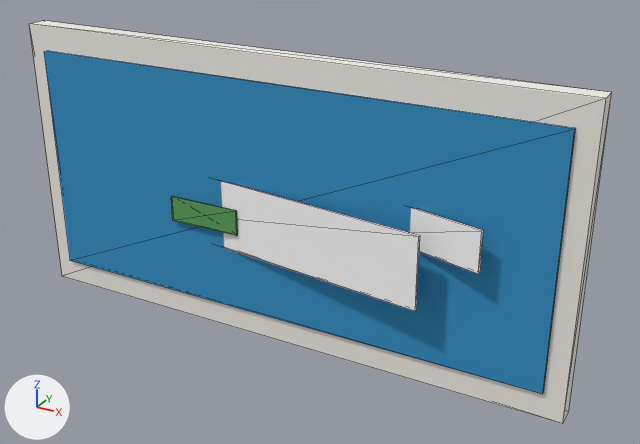
Two versions of the glTF model game/models/hero/map_mural.glb, one commit apart.
Camera for both pictures: a 50 mm lens placed at (6.39, -10.36, 7.28), pointed at (0.66, 0.06, 2.07). The axes (+X, +Y, +Z) are drawn at lower left. The lights are the same throughout. The picture after the commit comes second. Mesh edges are drawn as thin lines. Objects named as collision shapes, trigger or cutter boxes, shadow casters or lower levels of detail are left out. Where no turn or scale is listed for an object, it has been applied to the vertices.

Objects in the first picture: 'map_mural_lod0'.
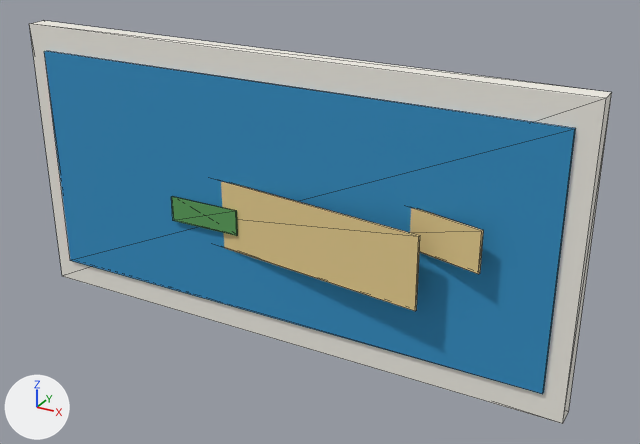
The change, as a diff of the scene's bpy script:
```diff
--- a/game/models/hero/map_mural.glb.py
+++ b/game/models/hero/map_mural.glb.py
@@ mat_land @@
 mat_land = principled_material('land')
-mat_land.base_color = (1.0, 1.0, 1.0)  # white #ffffff
+mat_land.base_color = (0.807, 0.624, 0.275)  # yellow #e8cf8f
 mat_land.roughness = 0.85
```

What differs and where, as boxes (x1, y1, x2, y2) in the pictures (640 x 444 px):
'map_mural_lod0', recoloured (light grey to yellow): (218, 179, 486, 314) in both
